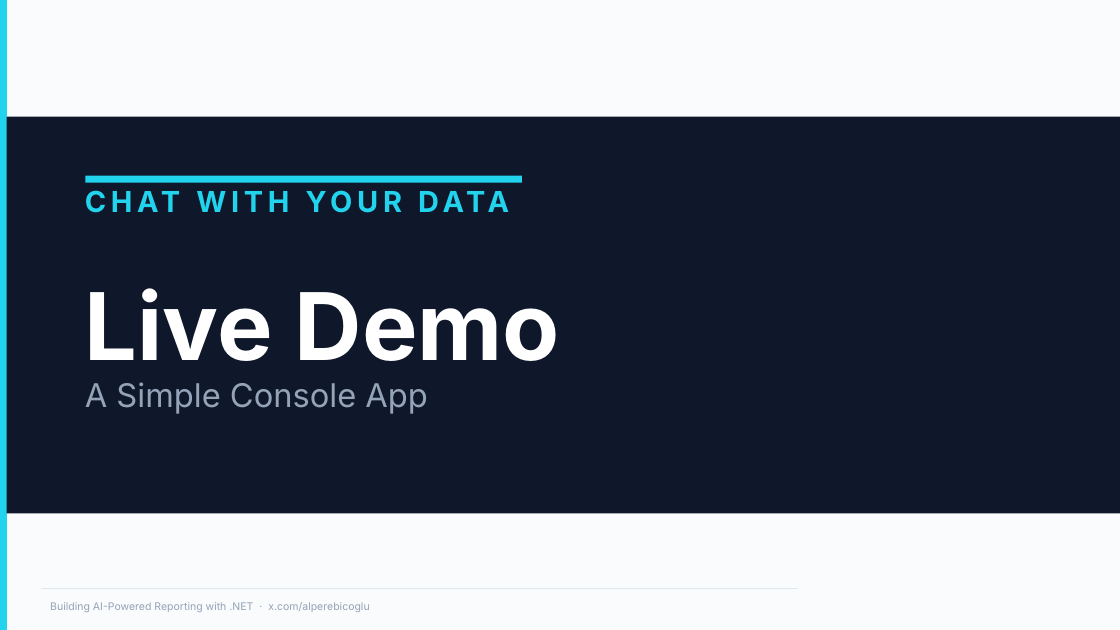
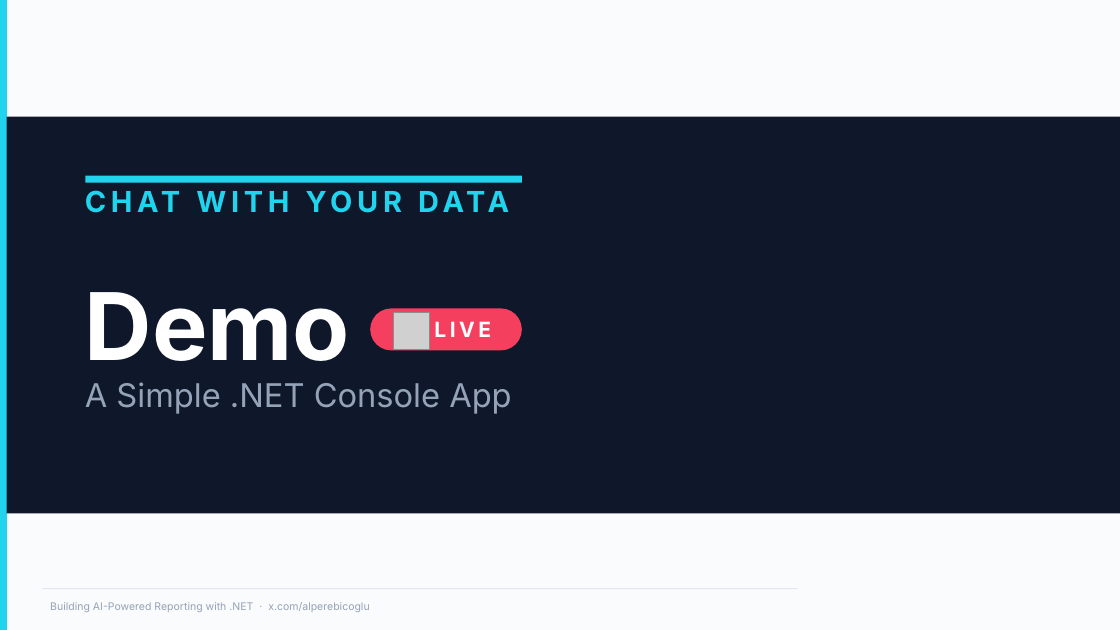
Before and after one commit to ebicoglu/chat-with-your-data-conference, a slide deck: slide 8 of Presentation.pptx (slide 6 before the commit). Drawn at 1120x630 pixels with LibreOffice and Linux fonts; fonts in the diff are those of the drawing; grey boxes stand for pictures; background and template pictures are left out. Boxes give left, top, right and bottom in pixels: in the first picture for what was removed or moved away, otherwise in the second. Text is boxed around its words. In the diff, an @@ line names an element or a change of style, - is before the commit and + after.

```diff
--- a/Presentation.pptx
+++ b/Presentation.pptx
@@ title at (85,292,511,414): text changed @@
-Live Demo
-A Simple Console App
+Demo
+A Simple .NET Console App
@@ rounded rectangle added at (371,308,523,350), fill #F43F5E, 18 pt, text #FFFFFF, bold @@
+LIVE
@@ picture added at (393,313,429,349) @@
```
Also in this commit, not shown: 18 other slides changed, 2 other files.
